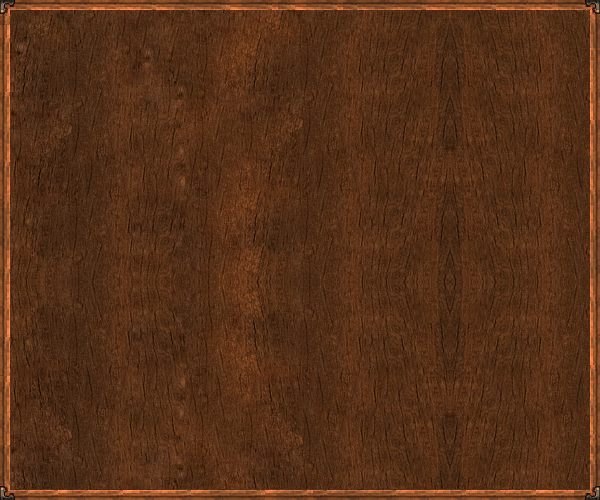
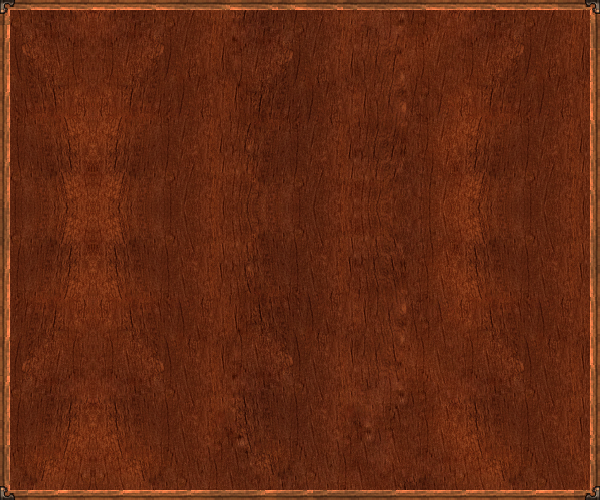
Before/after of a 600 x 500 layered artwork. What changed in the layer stack:
painted on "Capa 7" over (x1=10, y1=10, x2=590, y2=490)
added layer "Capa 8" over (x1=10, y1=10, x2=590, y2=490)
